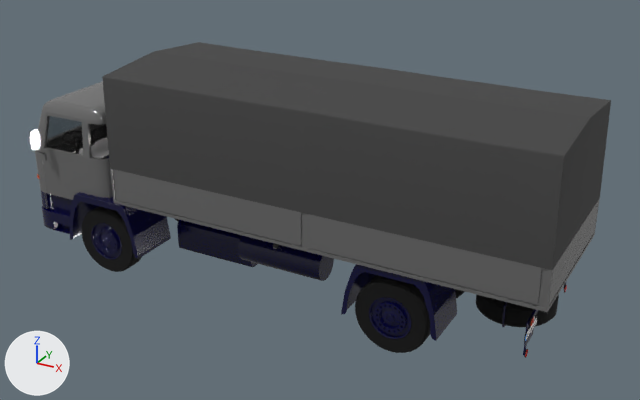
A saved change to the glTF model model_structure/objects/truck_example.gltf.
Before and after are seen from a 50 mm camera at (9.03, -10.56, 6.24) aimed at (3.17, 0.1, 0.91). Arrows for +X, +Y and +Z are at lower left; the lights stay in place. Where no turn or scale is listed for an object, it has been applied to the vertices.
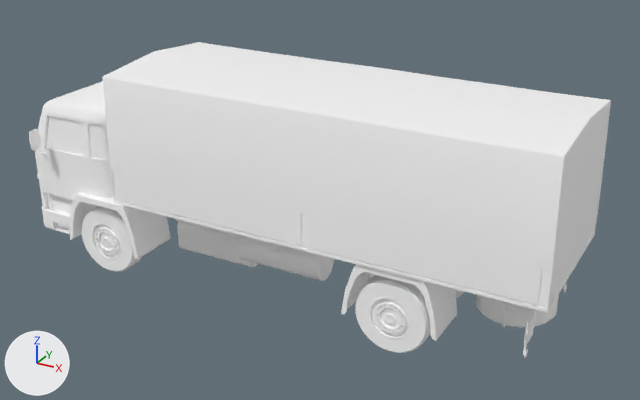
What differs and where, as boxes [x1, y1, x2, y2] in the pictures (640 x 400 px):
'Truck_Bed_Cover_Canvas', recoloured, surface changed (grey to white)
    both: [102, 42, 611, 270]
'Truck_Bed_Doors', recoloured, surface changed (grey to white)
    both: [114, 170, 599, 305]
'Wheel_Houses', recoloured, surface changed
    both: [70, 192, 457, 341]
'Tire_BL_Outer', recoloured, surface changed (black to white)
    both: [355, 276, 430, 353]
'Truck_Bed', recoloured, surface changed (grey to white)
    both: [110, 169, 600, 312]
'Cabin_High', recoloured, surface changed (grey to white)
    both: [35, 81, 113, 198]
'Door_FL', recoloured, surface changed (grey to white)
    both: [41, 112, 93, 200]
'Fuel_Tanks', recoloured, surface changed (black to grey)
    both: [238, 236, 334, 281]
'Engine', recoloured, surface changed (black to grey)
    both: [177, 220, 257, 267]
'Tire_FL', recoloured, surface changed (black to white)
    both: [82, 206, 142, 272]
'Spare_Wheel_Tire', recoloured, surface changed (black to grey)
    both: [476, 294, 559, 327]
'Rim_BL_Outer', recoloured, surface changed (blue to white)
    both: [369, 297, 411, 339]
'Window_FL', recoloured, surface changed
    both: [45, 116, 84, 156]
'Rim_FL', recoloured, surface changed (blue to white)
    both: [91, 223, 122, 259]
'Window_C', recoloured, surface changed (grey to white)
    both: [89, 124, 109, 159]
'Bumper_Low', recoloured, surface changed (blue to white)
    both: [42, 206, 70, 234]
'Cabin_Low', recoloured, surface changed (blue to white)
    both: [47, 194, 73, 230]
'Mirror_Glass_FL', recoloured, surface changed (white to grey)
    both: [30, 130, 40, 150]
'Bumper_High', recoloured, surface changed
    both: [41, 191, 49, 209]
'Number_Plate_R_Holder', recoloured, surface changed
    both: [524, 313, 535, 347]
'Chassis_Tail', recoloured, surface changed
    both: [523, 281, 567, 355]
'Spare_Wheel_Holder', recoloured, surface changed
    both: [502, 302, 508, 327]
'Tire_BR_Inner', recoloured, surface changed
    both: [455, 289, 465, 298]
'Mirror_Casing_FL', surface changed
    both: [29, 129, 41, 151]
'Fuel_Tanks_Filler_Necks', recoloured, surface changed
    both: [276, 245, 282, 252]
'Fuel_Tanks_Filler_Caps', surface changed
    both: [273, 244, 279, 249]
'Lights_BL_Casing', recoloured, surface changed
    both: [529, 314, 535, 327]
'Mirror_Holder_Bottom_FL', surface changed
    both: [35, 150, 45, 154]

Edits to the bpy script that builds the scene:
```text
Change mat_paint_grey:
    mat_paint_grey.base_color: (0.143, 0.143, 0.143) -> (1.0, 1.0, 1.0)  # dark grey #6a6a6a -> white #ffffff
    mat_paint_grey.roughness: 0.2 -> 1.0
    mat_paint_grey.metallic: 0.0 -> 1.0
Change mat_chrome:
    mat_chrome.roughness: 0.2 -> 1.0
Change mat_glass:
    mat_glass.base_color: (0.0, 0.0, 0.0) -> (1.0, 1.0, 1.0)  # black #000000 -> white #ffffff
    mat_glass.alpha: 0.4 -> 1.0
Change mat_paint_blue:
    mat_paint_blue.base_color: (0.0, 0.0, 0.0371) -> (1.0, 1.0, 1.0)  # dark blue #000036 -> white #ffffff
    mat_paint_blue.roughness: 0.2 -> 1.0
    mat_paint_blue.metallic: 0.0 -> 1.0
Change mat_rubber_black:
    mat_rubber_black.base_color: (0.0, 0.0, 0.0) -> (1.0, 1.0, 1.0)  # black #000000 -> white #ffffff
    mat_rubber_black.metallic: 0.0 -> 1.0
Change mat_plastic_black:
    mat_plastic_black.base_color: (0.0, 0.0, 0.0) -> (1.0, 1.0, 1.0)  # black #000000 -> white #ffffff
    mat_plastic_black.metallic: 0.0 -> 1.0
Change mat_tissue_grey:
    mat_tissue_grey.base_color: (0.0571, 0.0571, 0.0571) -> (1.0, 1.0, 1.0)  # black #444444 -> white #ffffff
    mat_tissue_grey.metallic: 0.0 -> 1.0
```
